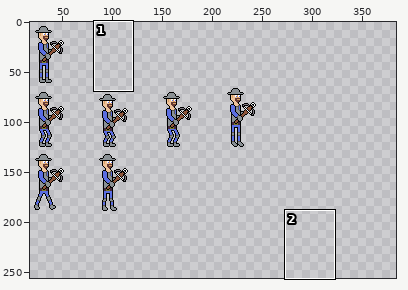
File history of a sprite sheet, Vampire the game/Assets/Art/Textures/enemies/medieval/enemy_02.png. Above, an overview of the earlier version with the close-up marked.
Close-up. Before:
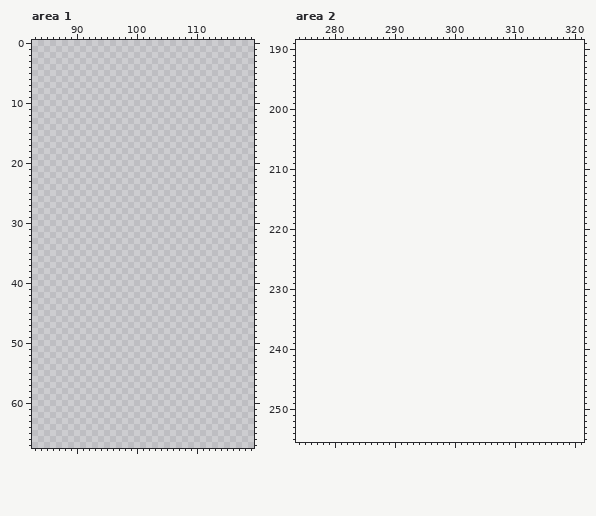
The file is 512x384 pixels, drawn in blocks of 2x2; one block is one cell here. Shown: area 1: x 83..119, y 0..67; area 2: x 274..321, y 189..255. The old version is drawn lined up with the new one, on the new canvas. The wide view leaves out empty margins. The commit also changed other parts of the picture, which this record leaves out.
New version:
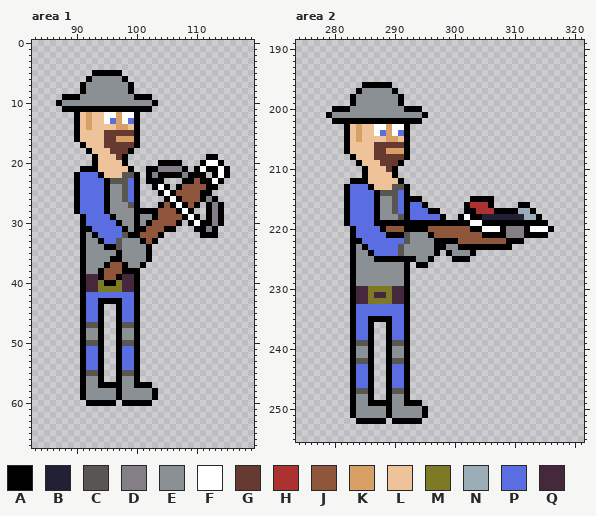
Palette (. is transparent): A #000000  B #222034  C #595652  D #847e87  E #8a9094  F #ffffff  G #663931  H #ac3232  J #8f563b  K #d9a066  L #eec39a  M #7d7924  N #9badb7  P #5b6ee1  Q #45283c
From old to new:
canvas 256x192 -> 384x256
--- area 1
@@ x 83..119 @@
  4 .....................................
- 5 .....................................
- 6 .....................................
- 7 .....................................
- 8 .....................................
- 9 .....................................
-10 .....................................
-11 .....................................
-12 .....................................
-13 .....................................
-14 .....................................
-15 .....................................
-16 .....................................
-17 .....................................
-18 .....................................
-19 .....................................
-20 .....................................
-21 .....................................
-22 .....................................
-23 .....................................
-24 .....................................
-25 .....................................
-26 .....................................
-27 .....................................
-28 .....................................
-29 .....................................
-30 .....................................
-31 .....................................
-32 .....................................
-33 .....................................
-34 .....................................
-35 .....................................
-36 .....................................
-37 .....................................
-38 .....................................
-39 .....................................
-40 .....................................
-41 .....................................
-42 .....................................
-43 .....................................
-44 .....................................
-45 .....................................
-46 .....................................
-47 .....................................
-48 .....................................
-49 .....................................
-50 .....................................
-51 .....................................
-52 .....................................
-53 .....................................
-54 .....................................
-55 .....................................
-56 .....................................
-57 .....................................
-58 .....................................
-59 .....................................
-60 .....................................
+ 5 ..........AAAAA......................
+ 6 .........AEEEEEA.....................
+ 7 ........AEEEEEEEA....................
+ 8 ........AEEEEEEEA....................
+ 9 .....AAAEEEEEEEEEAAA.................
+10 ....AEEEEEEEEEEEEEEEA................
+11 .....AAAAAAAAAAAAAAA.................
+12 .......ALKLLFFKFFA...................
+13 .......ALKLLFPKFPA...................
+14 .......ALKLLLLKKLA...................
+15 .......ALLLLGGGGGA...................
+16 .......ALLLLGGKKKA...................
+17 ........ALLLGGGGGA...................
+18 .........ALLLGGGA....................
+19 ..........ALLLGA.............AA......
+20 ..........ALLLLA.....AAAA...AFFA.....
+21 ........AAALLLLLA..AADDDDA.AFAAFA....
+22 .......APPPALLLCCA.ADAAAADAAA.AFA....
+23 .......APPPPACCCPA.AAA...AAJAAFA.....
+24 .......APPPPAEECPA..AFA.AJJJJAA......
+25 .......APPPPAEECPA...AFAJJJJAA.......
+26 .......APPPPAEECPA....AFAJJJADA......
+27 .......APPPPAEEECA...AJAFAJA.ADA.....
+28 .......APPPPAEEEEAAAAJJJAFA..ADA.....
+29 ........APPPPAEEEAEEAJJJJAFA.ADA.....
+30 ........APPPPPAEEAEAJJJJA.AFAADA.....
+31 ........AAPPPPPAEAAJJJAA...AADA......
+32 ........AEAPPPPCAAJJJA......AAA......
+33 ........AEEAPPCEEEAJA................
+34 ........AEEEAACEEEEA.................
+35 ........AEEEEEAEEEEA.................
+36 ........AEEEEAAEEEEA.................
+37 ........AEEEAJJAEEA..................
+38 ........AEEAJJJAAA...................
+39 ........AQQAJJAQQA...................
+40 ........AQQMAAMQQA...................
+41 ........AQQMMMMQQA...................
+42 ........APPPPPPPPA...................
+43 ........APPAAAAPPA...................
+44 ........APPA..APPA...................
+45 ........APPA..APPA...................
+46 ........APPA..APPA...................
+47 ........ACCA..ACCA...................
+48 ........AEEA..AEEA...................
+49 ........AEEA..AEEA...................
+50 ........ACCA..ACCA...................
+51 ........APPA..APPA...................
+52 ........APPA..APPA...................
+53 ........APPA..APPA...................
+54 ........APPA..APPA...................
+55 ........ACCA..ACCA...................
+56 ........AEEA..AEEA...................
+57 ........AEEAAAAEEAAA.................
+58 ........AEEEEEAEEEEEA................
+59 ........AEEEEEAEEEEEA................
+60 .........AAAAA.AAAAA.................
 61 .....................................
--- area 2
@@ x 274..321 @@
 195 ................................................
-196 ................................................
-197 ................................................
-198 ................................................
-199 ................................................
-200 ................................................
-201 ................................................
-202 ................................................
-203 ................................................
-204 ................................................
-205 ................................................
-206 ................................................
-207 ................................................
-208 ................................................
-209 ................................................
-210 ................................................
-211 ................................................
-212 ................................................
-213 ................................................
-214 ................................................
-215 ................................................
-216 ................................................
-217 ................................................
-218 ................................................
-219 ................................................
-220 ................................................
-221 ................................................
-222 ................................................
-223 ................................................
-224 ................................................
-225 ................................................
-226 ................................................
-227 ................................................
-228 ................................................
-229 ................................................
-230 ................................................
-231 ................................................
-232 ................................................
-233 ................................................
-234 ................................................
-235 ................................................
-236 ................................................
-237 ................................................
-238 ................................................
-239 ................................................
-240 ................................................
-241 ................................................
-242 ................................................
-243 ................................................
-244 ................................................
-245 ................................................
-246 ................................................
-247 ................................................
-248 ................................................
-249 ................................................
-250 ................................................
-251 ................................................
-252 ................................................
+196 ...........AAAAA................................
+197 ..........AEEEEEA...............................
+198 .........AEEEEEEEA..............................
+199 .........AEEEEEEEA..............................
+200 ......AAAEEEEEEEEEAAA...........................
+201 .....AEEEEEEEEEEEEEEEA..........................
+202 ......AAAAAAAAAAAAAAA...........................
+203 ........ALKLLFFKFFA.............................
+204 ........ALKLLFPKFPA.............................
+205 ........ALKLLLLKKLA.............................
+206 ........ALLLLGGGGGA.............................
+207 ........ALLLLGGKKKA.............................
+208 .........ALLLGGGGGA.............................
+209 ..........ALLLGGGA..............................
+210 ...........ALLLGA...............................
+211 ...........ALLLLA...............................
+212 .........AAALLLLLA..............................
+213 ........APPPALLLCCA.............................
+214 ........APPPPACCCPA.............................
+215 ........APPPPAEECPAAA........AAAA...............
+216 ........APPPPAEECPAPPA......AHHHA....AA.........
+217 ........APPPPAEECPAPPPAA....AAHHHAAAANNA........
+218 ........APPPPAEEECAPPPPPA..AFAABBBBBBBNNA.......
+219 ........APPPPAAAAAAAAAAAAAAAAFFAAAAAAAAAAA......
+220 .........APPPPAJJJAAAAJJJJJJJAAFFFADDDAFFFA.....
+221 .........APPPPPAAACEEEAJJJJJJJJAAAADDDAAAA......
+222 .........AAPPPPPPPCEEEEAAAAJJJJJJJJAAA..........
+223 .........AEAPPPPPCEEEEEAAEEAAAAAAAAA............
+224 .........AEEAPPPPCEEEEEA.AEEEA..................
+225 .........AEEEAAAAAAAEEA...AAA...................
+226 .........AEEEEEEEEA.AA..........................
+227 .........AEEEEEEEEA.............................
+228 .........AEEEEEEEEA.............................
+229 .........AEEEEEEEEA.............................
+230 .........AQQMMMMQQA.............................
+231 .........AQQMQQMQQA.............................
+232 .........AQQMMMMQQA.............................
+233 .........APPPPPPPPA.............................
+234 .........APPPPPPPPA.............................
+235 .........APPAAAAPPA.............................
+236 .........APPA..APPA.............................
+237 .........APPA..APPA.............................
+238 .........APPA..APPA.............................
+239 .........ACCA..ACCA.............................
+240 .........AEEA..AEEA.............................
+241 .........AEEA..AEEA.............................
+242 .........ACCA..ACCA.............................
+243 .........APPA..APPA.............................
+244 .........APPA..APPA.............................
+245 .........APPA..APPA.............................
+246 .........APPA..APPA.............................
+247 .........ACCA..ACCA.............................
+248 .........AEEA..AEEA.............................
+249 .........AEEAAAAEEAAA...........................
+250 .........AEEEEEAEEEEEA..........................
+251 .........AEEEEEAEEEEEA..........................
+252 ..........AAAAA.AAAAA...........................
 253 ................................................
